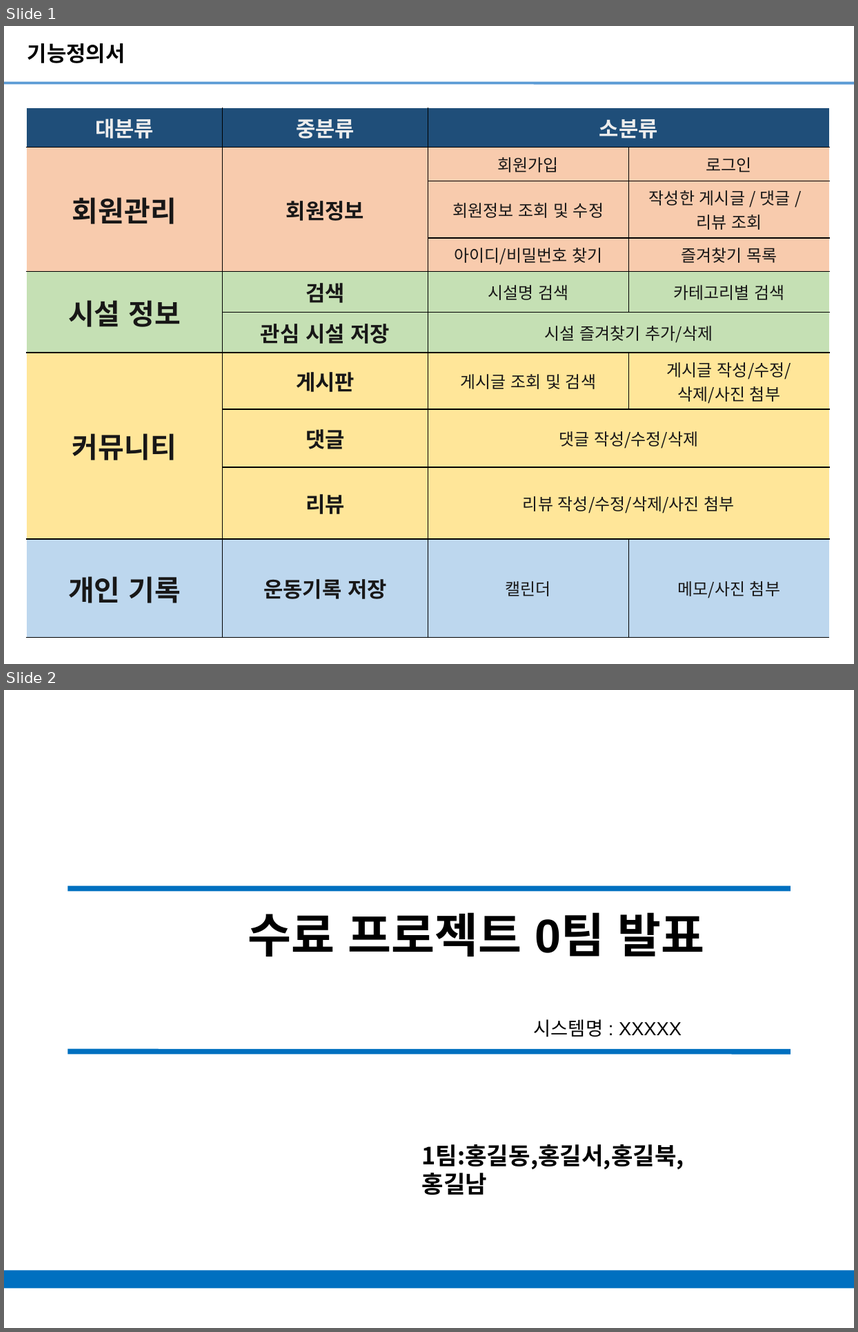
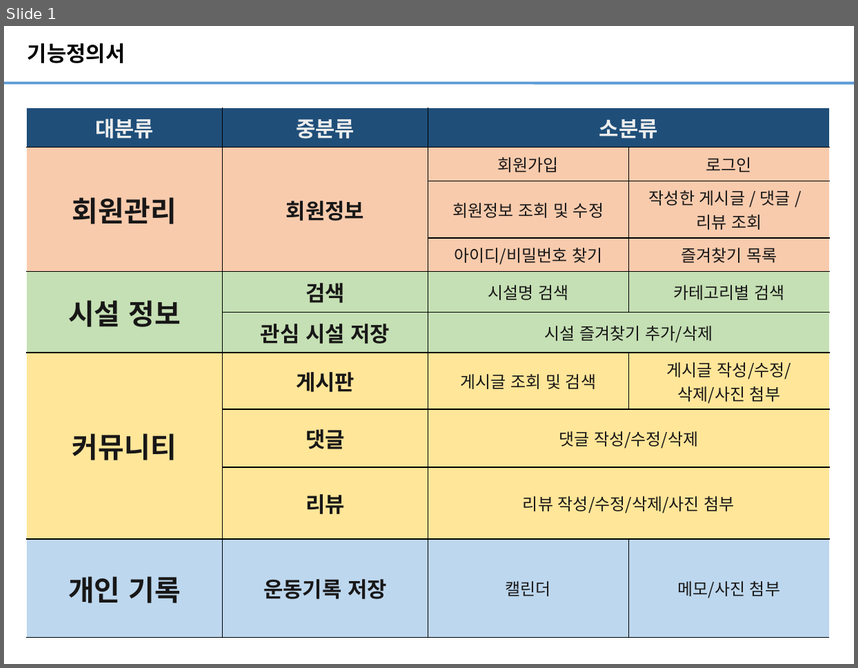
Before and after one commit to bakzh/bakzh.github.io, a slide deck: ouputs/수료프로젝트 발표_1팀.pptx. Shown one above the other, each under a label of ours: slides 1 and 2 before the commit, slide 1 after it. The pictures are 858x1332 and 858x668 pixels, drawn with LibreOffice and Linux fonts; fonts in the diff are those of the drawing. Boxes give left, top, right and bottom in pixels: in the first picture for what was removed or moved away, otherwise in the second. Text is boxed around its words. In the diff, an @@ line names an element or a change of style, - is before the commit and + after.

```diff
--- a/ouputs/수료프로젝트 발표_1팀.pptx
+++ b/ouputs/수료프로젝트 발표_1팀.pptx
@@ slide 2 removed at (4,690,854,1328), background #FFFFFF @@
@@ line removed from (67, 888) to (791, 888) @@
@@ title removed at (248,912,704,956) @@
-수료 프로젝트 0팀 발표
@@ text removed at (534,1019,682,1037) @@
-시스템명 : XXXXX
@@ line removed from (67, 1052) to (791, 1052) @@
@@ subtitle removed at (422,1144,684,1194) @@
-1팀:홍길동,홍길서,홍길북,홍길남
@@ rectangle removed at (4,1270,854,1288) @@
```
Also in this commit, not shown: 4 other slides removed.
